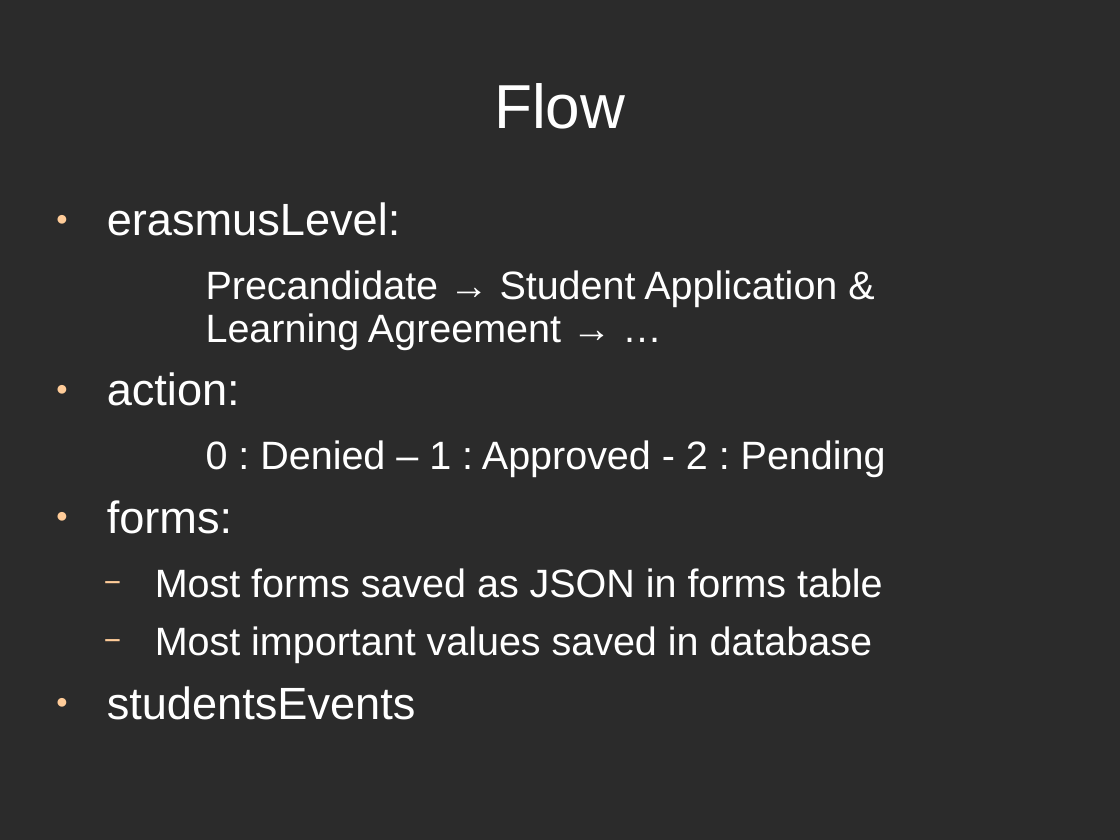
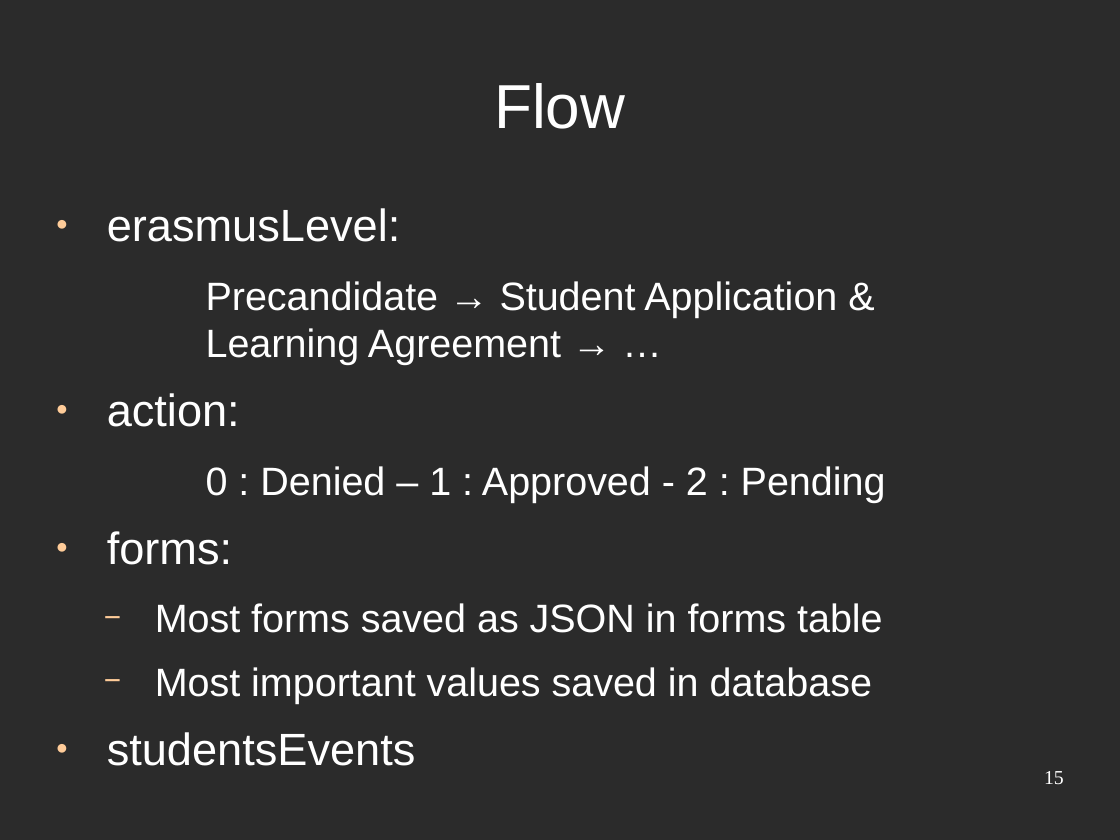
Before and after one commit to djjorjinho/mutworange_2011, a slide deck: slide 15 of documents/presentation/final_presentation.odp (slide 14 before the commit). Drawn at 1120x840 pixels with LibreOffice and Linux fonts; fonts in the diff are those of the drawing; background and template pictures are left out; a plain dark background stands for a picture behind light text. Boxes give left, top, right and bottom in pixels: in the first picture for what was removed or moved away, otherwise in the second. Text is boxed around its words. In the diff, an @@ line names an element or a change of style, - is before the commit and + after.

Commit message:
Update

```diff
--- a/documents/presentation/final_presentation.odp
+++ b/documents/presentation/final_presentation.odp
@@ text "erasmusLevel:" at [107,208,886,766]: line spacing 0.9 to 1 @@
@@ page number added at [1044,771,1064,784], 14 pt, text #FFFFFF @@
+15
```
Also in this commit, not shown: 22 other slides changed, 1 slide added, 2 slides removed.
